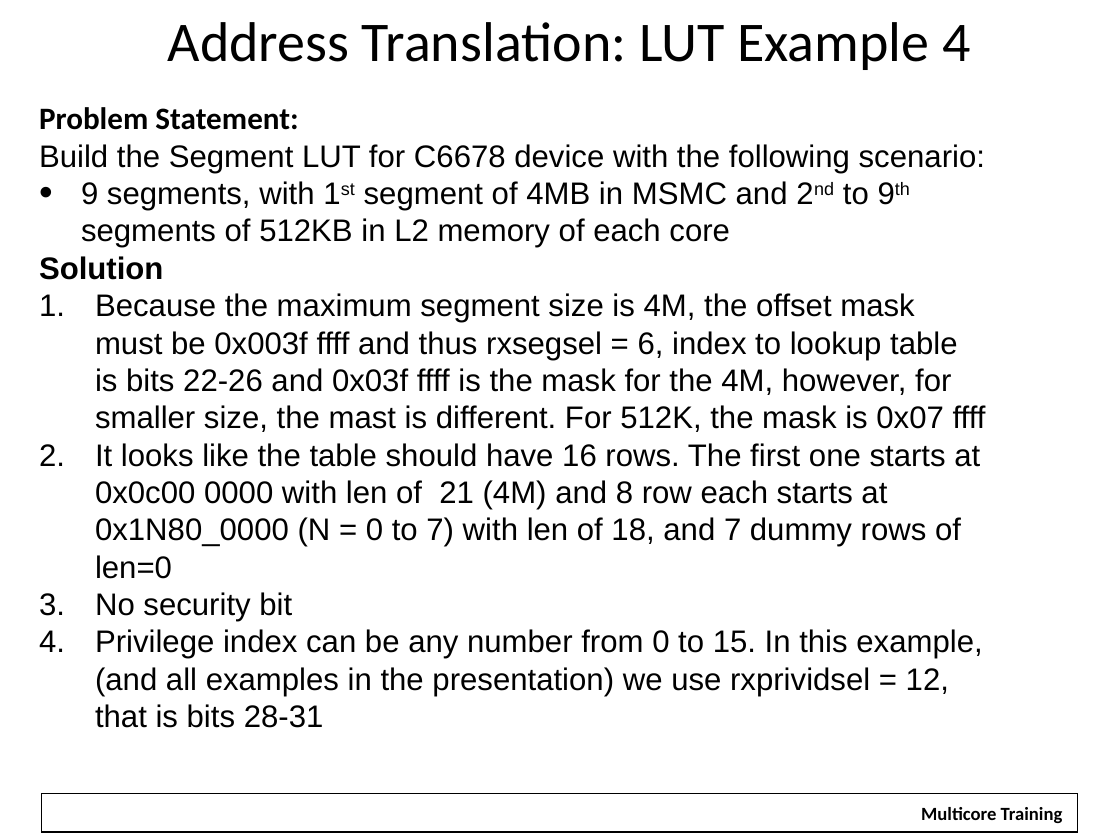
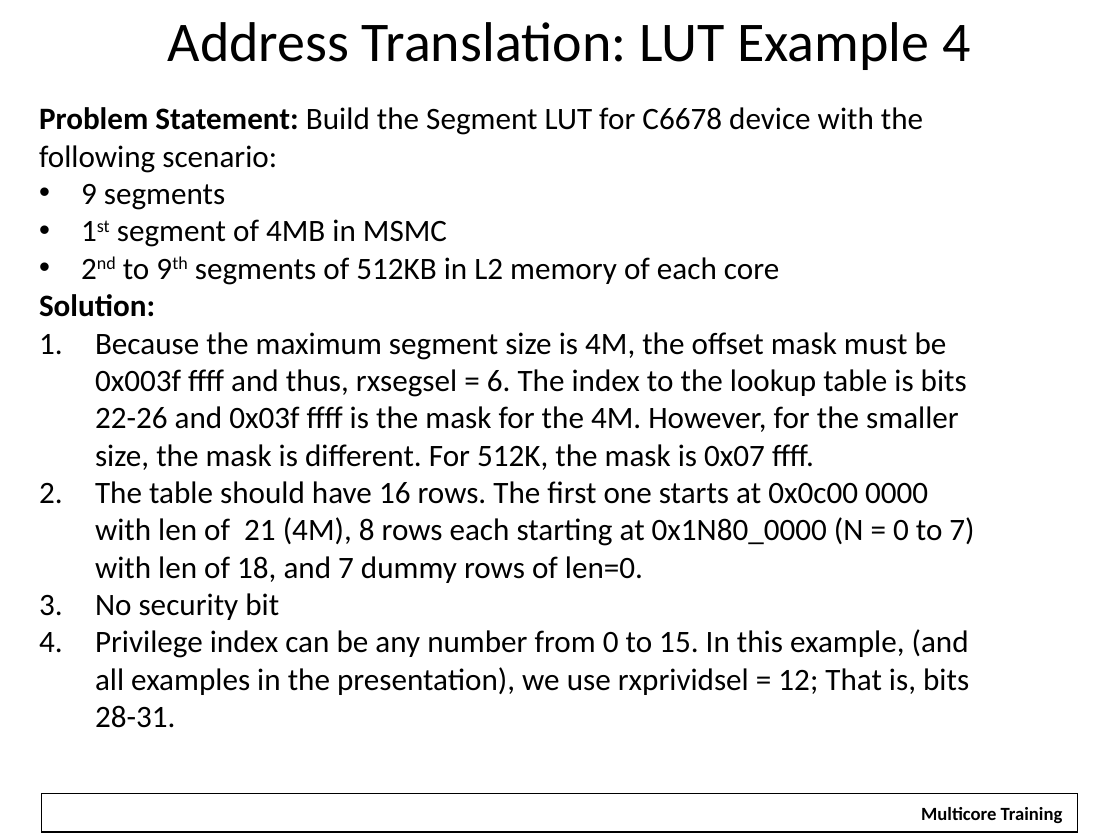
Before and after one commit to hari1989/keystone-workshop, a slide deck: slide 40 of preliminary/Working/presentations/Intro to Hyperlink.pptx (slide 39 before the commit). Drawn at 1120x840 pixels with LibreOffice and Linux fonts; fonts in the diff are those of the drawing; background and template pictures are left out. Boxes give left, top, right and bottom in pixels: in the first picture for what was removed or moved away, otherwise in the second. Text is boxed around its words. In the diff, an @@ line names an element or a change of style, - is before the commit and + after.

Commit message:
Edits RJH

```diff
--- a/preliminary/Working/presentations/Intro to Hyperlink.pptx
+++ b/preliminary/Working/presentations/Intro to Hyperlink.pptx
@@ text at (39,107,974,583): text changed; font Arial to Calibri @@
-Problem Statement:
-Build the Segment LUT for C6678 device with the following scenario:
-• 9 segments, with 1st segment of 4MB in MSMC and 2nd to 9th segments of 512KB in L2 memory of each core
-Solution
-1. Because the maximum segment size is 4M, the offset mask must be 0x003f ffff and thus rxsegsel = 6, index to lookup table is bits 22-26 and 0x03f ffff is the mask for the 4M, however, for smaller size, the mast is different. For 512K, the mask is 0x07 ffff
-2. It looks like the table should have 16 rows. The first one starts at 0x0c00 0000 with len of 21 (4M) and 8 row each starts at 0x1N80_0000 (N = 0 to 7) with len of 18, and 7 dummy rows of len=0
+Problem Statement: Build the Segment LUT for C6678 device with the following scenario:
+• 9 segments
+• 1st segment of 4MB in MSMC
+• 2nd to 9th segments of 512KB in L2 memory of each core
+Solution:
+1. Because the maximum segment size is 4M, the offset mask must be 0x003f ffff and thus, rxsegsel = 6. The index to the lookup table is bits 22-26 and 0x03f ffff is the mask for the 4M. However, for the smaller size, the mask is different. For 512K, the mask is 0x07 ffff.
+2. The table should have 16 rows. The first one starts at 0x0c00 0000 with len of 21 (4M), 8 rows each starting at 0x1N80_0000 (N = 0 to 7) with len of 18, and 7 dummy rows of len=0.
@@ text at (95,593,279,620): font Arial to Calibri in "No security bit" @@
@@ text at (95,629,969,728): text changed; font Arial to Calibri @@
-4. Privilege index can be any number from 0 to 15. In this example, (and all examples in the presentation) we use rxprividsel = 12, that is bits 28-31
+4. Privilege index can be any number from 0 to 15. In this example, (and all examples in the presentation), we use rxprividsel = 12; That is, bits 28-31.
```
Also in this commit, not shown: 41 other slides changed, 1 slide added.
